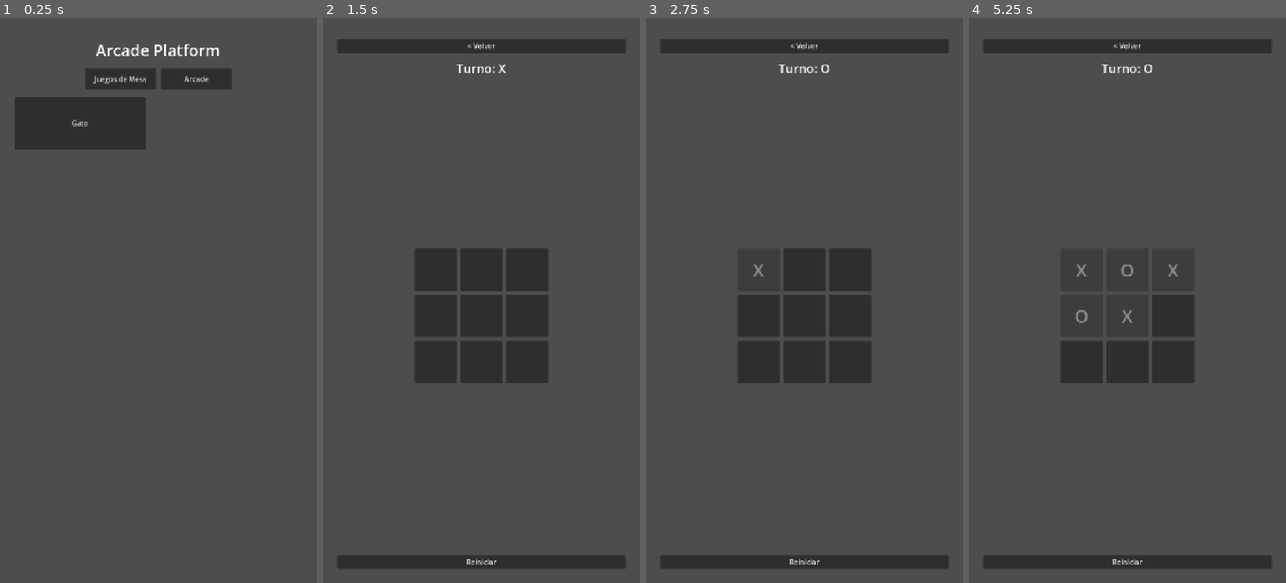
Above: before the commit, frames 1-4 (left to right).
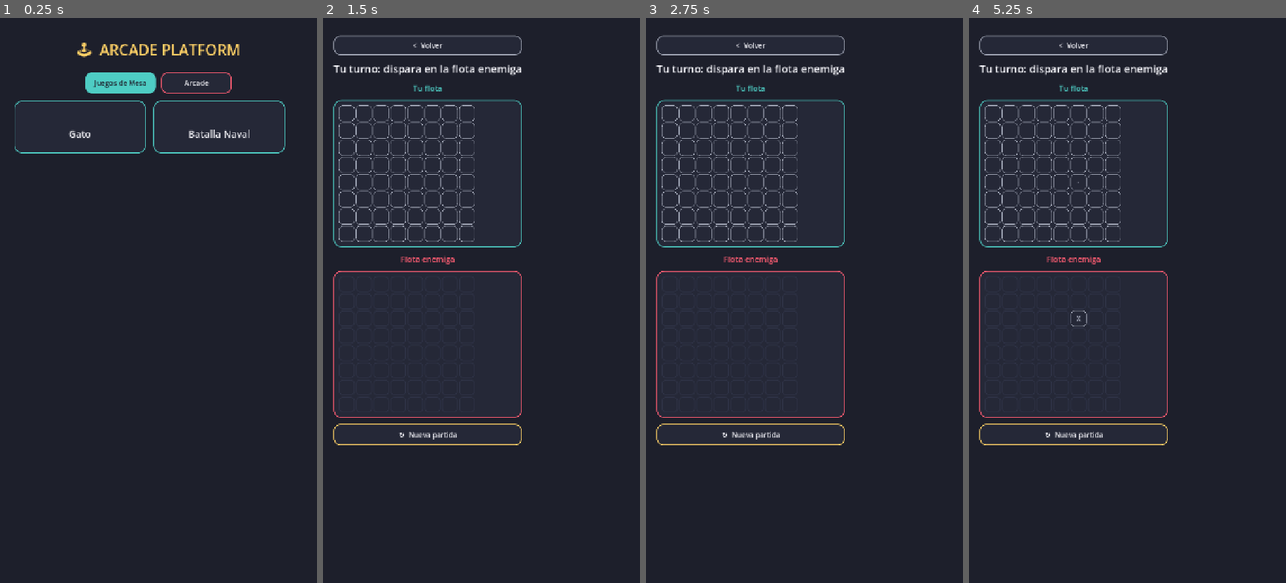
Above: after the commit, the same moments.

Repository: jfrodriguezva/Arcade
Game: Godot game, scene res://core/scenes/hub.tscn
Two runs of this game, one before a commit and one after it. Both use one fixed random seed, a clock stepped at 60 frames per second and the inputs below.
Inputs (mouse positions are in pixels of both pictures, inside the frame that each line leads up to):
- Up to frame 1 (0.25 s): no input
- Up to frame 2 (1.5 s): click "Juegos de Mesa" at 0.5 s; click "Gato" (after the commit: "Batalla Naval") at 1.25 s
- Up to frame 3 (2.75 s): click (760, 272) at 2.02 s
- Up to frame 4 (5.25 s): click (1127, 272) at 2.77 s; click (1171, 272) at 3.52 s; click (1083, 317) at 4.27 s; click (1127, 317) at 5.02 s

The runs differ from the first frame. In frame 1, 96% of the frame differs, in the area x 0-100%, y 0-100%; in frame 2, 86%; in frame 3, 87%; in frame 4, 88%.

Commit message:
Paleta visual compartida (UIKit) + Batalla Naval
Se agrega UIKit con colores/estilos reutilizables (fondo, botones,
paneles) para que el Hub y cada juego se vean consistentes y con
vida en vez de planos. Se aplica a Hub y Gato (colores por jugador,
resalte de línea ganadora, animación al colocar ficha).

Nuevo juego de mesa: Batalla Naval, flotas colocadas al azar,
IA de la máquina con modo "caza" tras un acierto.

Co-Authored-By: Claude Sonnet 5 <noreply@anthropic.com>

Diff:
--- a/core/autoload/game_manager.gd
+++ b/core/autoload/game_manager.gd
@@ -9,6 +9,13 @@
 		"title": "Gato",
 		"category": "mesa",
 		"scene": "res://games/board/tictactoe/tic_tac_toe.tscn",
+		"enabled": true,
+	},
+	{
+		"id": "battleship",
+		"title": "Batalla Naval",
+		"category": "mesa",
+		"scene": "res://games/board/battleship/battleship.tscn",
 		"enabled": true,
 	},
 ]
--- a/core/scenes/hub.gd
+++ b/core/scenes/hub.gd
@@ -16,10 +16,21 @@
 
 func _ready() -> void:
 	_build_ui()
+	_update_category_highlight()
 	_refresh_grid()
 
 
+const CATEGORY_ACCENTS := {
+	"mesa": UIKit.COLOR_ACCENT_2,
+	"arcade": UIKit.COLOR_ACCENT,
+}
+
+var category_buttons: Dictionary = {}
+
+
 func _build_ui() -> void:
+	UIKit.apply_background(self)
+
 	var margin := MarginContainer.new()
 	margin.set_anchors_preset(Control.PRESET_FULL_RECT)
 	margin.add_theme_constant_override("margin_left", 32)
@@ -32,10 +43,7 @@
 	vbox.add_theme_constant_override("separation", 16)
 	margin.add_child(vbox)
 
-	var title_label := Label.new()
-	title_label.text = "Arcade Platform"
-	title_label.add_theme_font_size_override("font_size", 36)
-	title_label.horizontal_alignment = HORIZONTAL_ALIGNMENT_CENTER
+	var title_label := UIKit.title_label("🕹  ARCADE PLATFORM", 34, UIKit.COLOR_ACCENT_3)
 	vbox.add_child(title_label)
 
 	var category_bar := HBoxContainer.new()
@@ -47,8 +55,10 @@
 		var btn := Button.new()
 		btn.text = CATEGORY_LABELS[category_id]
 		btn.custom_minimum_size = Vector2(160, 48)
+		UIKit.style_button(btn, CATEGORY_ACCENTS.get(category_id, UIKit.COLOR_ACCENT))
 		btn.pressed.connect(_on_category_pressed.bind(category_id))
 		category_bar.add_child(btn)
+		category_buttons[category_id] = btn
 
 	var scroll := ScrollContainer.new()
 	scroll.size_flags_vertical = Control.SIZE_EXPAND_FILL
@@ -63,7 +73,19 @@
 
 func _on_category_pressed(category_id: String) -> void:
 	current_category = category_id
+	_update_category_highlight()
 	_refresh_grid()
+
+
+func _update_category_highlight() -> void:
+	for category_id: String in category_buttons.keys():
+		var btn: Button = category_buttons[category_id]
+		var accent: Color = CATEGORY_ACCENTS.get(category_id, UIKit.COLOR_ACCENT)
+		if category_id == current_category:
+			btn.add_theme_stylebox_override("normal", UIKit.stylebox(accent, accent, 14, 2))
+			btn.add_theme_color_override("font_color", UIKit.COLOR_BG)
+		else:
+			UIKit.style_button(btn, accent)
 
 
 func _refresh_grid() -> void:
@@ -72,9 +94,7 @@
 
 	var list: Array[Dictionary] = GameManager.get_games_by_category(current_category)
 	if list.is_empty():
-		var empty_label := Label.new()
-		empty_label.text = "Próximamente..."
-		grid.add_child(empty_label)
+		grid.add_child(UIKit.title_label("Próximamente...", 20, UIKit.COLOR_TEXT_DIM))
 		return
 
 	for game: Dictionary in list:
@@ -83,7 +103,9 @@
 
 func _build_game_card(game: Dictionary) -> Control:
 	var btn := Button.new()
-	btn.text = game.get("title", game.get("id", "?"))
+	btn.text = "\n%s\n" % game.get("title", game.get("id", "?"))
 	btn.custom_minimum_size = Vector2(300, 120)
+	btn.add_theme_font_size_override("font_size", 22)
+	UIKit.style_button(btn, CATEGORY_ACCENTS.get(game.get("category", ""), UIKit.COLOR_ACCENT), 18)
 	btn.pressed.connect(func() -> void: GameManager.go_to_game(game["id"]))
 	return btn
--- /dev/null
+++ b/core/ui/ui_kit.gd
@@ -0,0 +1,60 @@
+class_name UIKit
+extends RefCounted
+## Paleta y helpers de estilo compartidos por el Hub y todos los juegos,
+## para que la plataforma se sienta consistente sin depender de assets de arte.
+
+const COLOR_BG := Color(0.114, 0.122, 0.169)        # #1d1f2b fondo
+const COLOR_BG_LIGHT := Color(0.180, 0.196, 0.271)   # panel/hover
+const COLOR_PANEL := Color(0.145, 0.157, 0.216)      # panel base
+const COLOR_ACCENT := Color(1.0, 0.365, 0.451)       # #ff5d73 rosa/rojo
+const COLOR_ACCENT_2 := Color(0.306, 0.804, 0.769)   # #4ecdc4 teal
+const COLOR_ACCENT_3 := Color(1.0, 0.820, 0.400)     # #ffd166 amarillo
+const COLOR_DANGER := Color(0.937, 0.325, 0.314)     # rojo miss/error
+const COLOR_TEXT := Color(0.94, 0.94, 0.96)
+const COLOR_TEXT_DIM := Color(0.62, 0.64, 0.70)
+
+
+static func stylebox(bg: Color, border: Color = Color(0, 0, 0, 0), radius: int = 14, border_width: int = 0) -> StyleBoxFlat:
+	var sb := StyleBoxFlat.new()
+	sb.bg_color = bg
+	sb.set_corner_radius_all(radius)
+	if border_width > 0:
+		sb.set_border_width_all(border_width)
+		sb.border_color = border
+	return sb
+
+
+static func apply_background(control: Control, color: Color = COLOR_BG) -> void:
+	var bg := ColorRect.new()
+	bg.color = color
+	bg.mouse_filter = Control.MOUSE_FILTER_IGNORE
+	bg.set_anchors_preset(Control.PRESET_FULL_RECT)
+	control.add_child(bg)
+	control.move_child(bg, 0)
+
+
+static func style_button(btn: Button, accent: Color = COLOR_ACCENT, radius: int = 14) -> void:
+	btn.add_theme_stylebox_override("normal", stylebox(COLOR_PANEL, accent, radius, 2))
+	btn.add_theme_stylebox_override("hover", stylebox(COLOR_BG_LIGHT, accent, radius, 3))
+	btn.add_theme_stylebox_override("pressed", stylebox(accent, accent, radius, 2))
+	btn.add_theme_stylebox_override("disabled", stylebox(COLOR_PANEL, COLOR_TEXT_DIM, radius, 1))
+	btn.add_theme_color_override("font_color", COLOR_TEXT)
+	btn.add_theme_color_override("font_hover_color", COLOR_TEXT)
+	btn.add_theme_color_override("font_pressed_color", COLOR_BG)
+	btn.add_theme_color_override("font_disabled_color", COLOR_TEXT_DIM)
+
+
+static func title_label(text: String, size: int = 36, color: Color = COLOR_TEXT) -> Label:
+	var lbl := Label.new()
+	lbl.text = text
+	lbl.horizontal_alignment = HORIZONTAL_ALIGNMENT_CENTER
+	lbl.add_theme_font_size_override("font_size", size)
+	lbl.add_theme_color_override("font_color", color)
+	return lbl
+
+
+static func pulse(node: Control) -> void:
+	node.pivot_offset = node.size / 2.0
+	var tween := node.create_tween()
+	node.scale = Vector2(0.7, 0.7)
+	tween.tween_property(node, "scale", Vector2.ONE, 0.18).set_trans(Tween.TRANS_BACK).set_ease(Tween.EASE_OUT)
--- /dev/null
+++ b/games/board/battleship/battleship.gd
@@ -0,0 +1,296 @@
+extends Control
+## Batalla Naval: tú vs la máquina. Flotas se colocan al azar al iniciar.
+## Tocas la grilla enemiga para disparar; la máquina responde con una IA
+## simple de "caza" (si acierta, prueba las celdas vecinas primero).
+
+const GAME_ID := "battleship"
+const GRID_SIZE := 8
+const FLEET := [4, 3, 2, 2] # tamaños de barco
+
+var player_board: Array = [] # Array[Array[Dictionary{ship:bool, shot:bool}]]
+var enemy_board: Array = []
+var player_cells: Array = [] # Array[Array[Button]]
+var enemy_cells: Array = []
+
+var player_ship_cells_left: int = 0
+var enemy_ship_cells_left: int = 0
+var game_over: bool = false
+var bot_target_queue: Array = []
+var bot_tried: Array = [] # Array[Vector2i] ya disparadas por el bot
+
+var status_label: Label
+
+
+func _ready() -> void:
+	_build_ui()
+	_new_game()
+
+
+func _build_ui() -> void:
+	UIKit.apply_background(self)
+
+	var scroll := ScrollContainer.new()
+	scroll.set_anchors_preset(Control.PRESET_FULL_RECT)
+	add_child(scroll)
+
+	var margin := MarginContainer.new()
+	margin.add_theme_constant_override("margin_left", 24)
+	margin.add_theme_constant_override("margin_right", 24)
+	margin.add_theme_constant_override("margin_top", 40)
+	margin.add_theme_constant_override("margin_bottom", 24)
+	scroll.add_child(margin)
+
+	var vbox := VBoxContainer.new()
+	vbox.alignment = BoxContainer.ALIGNMENT_CENTER
+	vbox.add_theme_constant_override("separation", 14)
+	margin.add_child(vbox)
+
+	var back_btn := Button.new()
+	back_btn.text = "<  Volver"
+	back_btn.custom_minimum_size = Vector2(120, 44)
+	UIKit.style_button(back_btn, UIKit.COLOR_TEXT_DIM)
+	back_btn.pressed.connect(func() -> void: GameManager.go_to_hub())
+	vbox.add_child(back_btn)
+
+	status_label = UIKit.title_label("", 24, UIKit.COLOR_TEXT)
+	vbox.add_child(status_label)
+
+	vbox.add_child(UIKit.title_label("Tu flota", 18, UIKit.COLOR_ACCENT_2))
+	var player_grid := _build_grid(false)
+	vbox.add_child(_wrap_panel(player_grid, UIKit.COLOR_ACCENT_2))
+
+	vbox.add_child(UIKit.title_label("Flota enemiga", 18, UIKit.COLOR_ACCENT))
+	var enemy_grid := _build_grid(true)
+	vbox.add_child(_wrap_panel(enemy_grid, UIKit.COLOR_ACCENT))
+
+	var restart_btn := Button.new()
+	restart_btn.text = "↻  Nueva partida"
+	restart_btn.custom_minimum_size = Vector2(200, 48)
+	UIKit.style_button(restart_btn, UIKit.COLOR_ACCENT_3)
+	restart_btn.pressed.connect(_new_game)
+	vbox.add_child(restart_btn)
+
+
+func _wrap_panel(grid: GridContainer, accent: Color) -> PanelContainer:
+	var panel := PanelContainer.new()
+	panel.add_theme_stylebox_override("panel", UIKit.stylebox(UIKit.COLOR_PANEL, accent, 16, 2))
+	var m := MarginContainer.new()
+	for side in ["margin_left", "margin_right", "margin_top", "margin_bottom"]:
+		m.add_theme_constant_override(side, 10)
+	panel.add_child(m)
+	m.add_child(grid)
+	return panel
+
+
+func _build_grid(is_enemy: bool) -> GridContainer:
+	var grid := GridContainer.new()
+	grid.columns = GRID_SIZE
+	grid.add_theme_constant_override("h_separation", 3)
+	grid.add_theme_constant_override("v_separation", 3)
+
+	var cells: Array = []
+	for y in range(GRID_SIZE):
+		var row: Array = []
+		for x in range(GRID_SIZE):
+			var cell := Button.new()
+			cell.custom_minimum_size = Vector2(36, 36)
+			cell.add_theme_font_size_override("font_size", 16)
+			UIKit.style_button(cell, UIKit.COLOR_BG_LIGHT, 8)
+			if is_enemy:
+				cell.pressed.connect(_on_enemy_cell_pressed.bind(x, y))
+			else:
+				cell.disabled = true
+			grid.add_child(cell)
+			row.append(cell)
+		cells.append(row)
+
+	if is_enemy:
+		enemy_cells = cells
+	else:
+		player_cells = cells
+	return grid
+
+
+func _new_game() -> void:
+	game_over = false
+	bot_target_queue.clear()
+	bot_tried.clear()
+	player_board = _make_empty_board()
+	enemy_board = _make_empty_board()
+	player_ship_cells_left = _place_fleet(player_board)
+	enemy_ship_cells_left = _place_fleet(enemy_board)
+	_redraw_all()
+	status_label.text = "Tu turno: dispara en la flota enemiga"
+	status_label.add_theme_color_override("font_color", UIKit.COLOR_TEXT)
+
+
+func _make_empty_board() -> Array:
+	var b: Array = []
+	for y in range(GRID_SIZE):
+		var row: Array = []
+		for x in range(GRID_SIZE):
+			row.append({"ship": false, "shot": false})
+		b.append(row)
+	return b
+
+
+func _place_fleet(board: Array) -> int:
+	var total_cells := 0
+	for size: int in FLEET:
+		var placed := false
+		var attempts := 0
+		while not placed and attempts < 200:
+			attempts += 1
+			var horizontal := randi() % 2 == 0
+			var max_x := GRID_SIZE - (size if horizontal else 1) + 1
+			var max_y := GRID_SIZE - (1 if horizontal else size) + 1
+			var start_x := randi() % max_x
+			var start_y := randi() % max_y
+
+			var coords: Array = []
+			for i in range(size):
+				var cx := start_x + (i if horizontal else 0)
+				var cy := start_y + (0 if horizontal else i)
+				coords.append(Vector2i(cx, cy))
+
+			if _fits(board, coords):
+				for c: Vector2i in coords:
+					board[c.y][c.x]["ship"] = true
+				total_cells += size
+				placed = true
+	return total_cells
+
+
+func _fits(board: Array, coords: Array) -> bool:
+	for c: Vector2i in coords:
+		if c.x < 0 or c.x >= GRID_SIZE or c.y < 0 or c.y >= GRID_SIZE:
+			return false
+		if board[c.y][c.x]["ship"]:
+			return false
+	return true
+
+
+func _redraw_all() -> void:
+	for y in range(GRID_SIZE):
+		for x in range(GRID_SIZE):
+			_redraw_player_cell(x, y)
+			_redraw_enemy_cell(x, y)
+
+
+func _redraw_player_cell(x: int, y: int) -> void:
+	var data: Dictionary = player_board[y][x]
+	var cell: Button = player_cells[y][x]
+	if data["shot"] and data["ship"]:
+		cell.text = "X"
+		UIKit.style_button(cell, UIKit.COLOR_DANGER, 8)
+	elif data["shot"]:
+		cell.text = "·"
+		UIKit.style_button(cell, UIKit.COLOR_BG, 8)
+	elif data["ship"]:
+		UIKit.style_button(cell, UIKit.COLOR_ACCENT_2, 8)
+	else:
+		UIKit.style_button(cell, UIKit.COLOR_BG_LIGHT, 8)
+
+
+func _redraw_enemy_cell(x: int, y: int) -> void:
+	var data: Dictionary = enemy_board[y][x]
+	var cell: Button = enemy_cells[y][x]
+	if data["shot"] and data["ship"]:
+		cell.text = "X"
+		UIKit.style_button(cell, UIKit.COLOR_ACCENT, 8)
+		cell.disabled = true
+	elif data["shot"]:
+		cell.text = "·"
+		UIKit.style_button(cell, UIKit.COLOR_BG, 8)
+		cell.disabled = true
+	else:
+		UIKit.style_button(cell, UIKit.COLOR_BG_LIGHT, 8)
+		cell.disabled = false
+
+
+func _on_enemy_cell_pressed(x: int, y: int) -> void:
+	if game_over:
+		return
+	var data: Dictionary = enemy_board[y][x]
+	if data["shot"]:
+		return
+
+	data["shot"] = true
+	if data["ship"]:
+		enemy_ship_cells_left -= 1
+	_redraw_enemy_cell(x, y)
+	UIKit.pulse(enemy_cells[y][x])
+
+	if enemy_ship_cells_left <= 0:
+		_end_game(true)
+		return
+
+	_bot_turn()
+
+
+func _bot_turn() -> void:
+	var pos := _pick_bot_target()
+	if pos == Vector2i(-1, -1):
+		return
+
+	var data: Dictionary = player_board[pos.y][pos.x]
+	data["shot"] = true
+	if data["ship"]:
+		player_ship_cells_left -= 1
+		for n: Vector2i in _neighbors(pos):
+			if not player_board[n.y][n.x]["shot"] and not bot_target_queue.has(n):
+				bot_target_queue.append(n)
+	_redraw_player_cell(pos.x, pos.y)
+
+	if player_ship_cells_left <= 0:
+		_end_game(false)
+		return
+
+	status_label.text = "Tu turno: dispara en la flota enemiga"
+	status_label.add_theme_color_override("font_color", UIKit.COLOR_TEXT)
+
+
+func _pick_bot_target() -> Vector2i:
+	while not bot_target_queue.is_empty():
+		var pos: Vector2i = bot_target_queue.pop_front()
+		if not player_board[pos.y][pos.x]["shot"]:
+			return pos
+
+	var candidates: Array = []
+	for y in range(GRID_SIZE):
+		for x in range(GRID_SIZE):
+			if not player_board[y][x]["shot"]:
+				candidates.append(Vector2i(x, y))
+	if candidates.is_empty():
+		return Vector2i(-1, -1)
+	return candidates[randi() % candidates.size()]
+
+
+func _neighbors(pos: Vector2i) -> Array:
+	var result: Array = []
+	for offset: Vector2i in [Vector2i(1, 0), Vector2i(-1, 0), Vector2i(0, 1), Vector2i(0, -1)]:
+		var n := pos + offset
+		if n.x >= 0 and n.x < GRID_SIZE and n.y >= 0 and n.y < GRID_SIZE:
+			result.append(n)
+	return result
+
+
+func _end_game(player_won: bool) -> void:
+	game_over = true
+	if player_won:
+		status_label.text = "¡Hundiste toda la flota enemiga!"
+		status_label.add_theme_color_override("font_color", UIKit.COLOR_ACCENT_3)
+	else:
+		status_label.text = "La máquina hundió tu flota..."
+		status_label.add_theme_color_override("font_color", UIKit.COLOR_DANGER)
+	for row: Array in enemy_cells:
+		for cell: Button in row:
+			cell.disabled = true
+	_record_result(player_won)
+
+
+func _record_result(player_won: bool) -> void:
+	var stats: Dictionary = SaveManager.get_game_data(GAME_ID)
+	var key := "wins" if player_won else "losses"
+	stats[key] = stats.get(key, 0) + 1
+	SaveManager.set_game_data(GAME_ID, stats)
--- /dev/null
+++ b/games/board/battleship/battleship.tscn
@@ -0,0 +1,12 @@
+[gd_scene load_steps=2 format=3]
+
+[ext_resource type="Script" path="res://games/board/battleship/battleship.gd" id="1"]
+
+[node name="Battleship" type="Control"]
+layout_mode=3
+anchors_preset=15
+anchor_right=1.0
+anchor_bottom=1.0
+grow_horizontal=2
+grow_vertical=2
+script=ExtResource("1")
--- a/games/board/tictactoe/tic_tac_toe.gd
+++ b/games/board/tictactoe/tic_tac_toe.gd
@@ -7,6 +7,11 @@
 	[0, 3, 6], [1, 4, 7], [2, 5, 8],
 	[0, 4, 8], [2, 4, 6],
 ]
+
+const PLAYER_COLORS := {
+	"X": Color(1.0, 0.365, 0.451),   # rosa/rojo (UIKit.COLOR_ACCENT)
+	"O": Color(0.306, 0.804, 0.769), # teal (UIKit.COLOR_ACCENT_2)
+}
 
 var board: Array[String] = []
 var current_player: String = "X"
@@ -22,6 +27,8 @@
 
 
 func _build_ui() -> void:
+	UIKit.apply_background(self)
+
 	var margin := MarginContainer.new()
 	margin.set_anchors_preset(Control.PRESET_FULL_RECT)
 	margin.add_theme_constant_override("margin_left", 32)
@@ -36,35 +43,48 @@
 	margin.add_child(vbox)
 
 	var back_btn := Button.new()
-	back_btn.text = "< Volver"
+	back_btn.text = "<  Volver"
+	back_btn.custom_minimum_size = Vector2(120, 44)
+	UIKit.style_button(back_btn, UIKit.COLOR_TEXT_DIM)
 	back_btn.pressed.connect(func() -> void: GameManager.go_to_hub())
 	vbox.add_child(back_btn)
 
-	status_label = Label.new()
-	status_label.horizontal_alignment = HORIZONTAL_ALIGNMENT_CENTER
-	status_label.add_theme_font_size_override("font_size", 28)
+	status_label = UIKit.title_label("", 26, UIKit.COLOR_TEXT)
 	vbox.add_child(status_label)
+
+	var board_panel := PanelContainer.new()
+	board_panel.add_theme_stylebox_override("panel", UIKit.stylebox(UIKit.COLOR_PANEL, UIKit.COLOR_ACCENT_3, 20, 3))
+	var board_margin := MarginContainer.new()
+	board_margin.add_theme_constant_override("margin_left", 16)
+	board_margin.add_theme_constant_override("margin_right", 16)
+	board_margin.add_theme_constant_override("margin_top", 16)
+	board_margin.add_theme_constant_override("margin_bottom", 16)
+	board_panel.add_child(board_margin)
 
 	var grid_center := CenterContainer.new()
 	grid_center.size_flags_vertical = Control.SIZE_EXPAND_FILL
 	vbox.add_child(grid_center)
+	grid_center.add_child(board_panel)
 
 	var grid := GridContainer.new()
 	grid.columns = 3
-	grid.add_theme_constant_override("h_separation", 8)
-	grid.add_theme_constant_override("v_separation", 8)
-	grid_center.add_child(grid)
+	grid.add_theme_constant_override("h_separation", 10)
+	grid.add_theme_constant_override("v_separation", 10)
+	board_margin.add_child(grid)
 
 	for i in range(9):
 		var cell := Button.new()
 		cell.custom_minimum_size = Vector2(96, 96)
-		cell.add_theme_font_size_override("font_size", 40)
+		cell.add_theme_font_size_override("font_size", 48)
+		UIKit.style_button(cell, UIKit.COLOR_BG_LIGHT, 12)
 		cell.pressed.connect(_on_cell_pressed.bind(i))
 		grid.add_child(cell)
 		cell_buttons.append(cell)
 
 	var restart_btn := Button.new()
-	restart_btn.text = "Reiniciar"
+	restart_btn.text = "↻  Reiniciar"
+	restart_btn.custom_minimum_size = Vector2(160, 48)
+	UIKit.style_button(restart_btn, UIKit.COLOR_ACCENT_3)
 	restart_btn.pressed.connect(_new_game)
 	vbox.add_child(restart_btn)
 
@@ -78,7 +98,13 @@
 	for cell: Button in cell_buttons:
 		cell.text = ""
 		cell.disabled = false
+		UIKit.style_button(cell, UIKit.COLOR_BG_LIGHT, 12)
+	_update_status()
+
+
+func _update_status() -> void:
 	status_label.text = "Turno: %s" % current_player
+	status_label.add_theme_color_override("font_color", PLAYER_COLORS[current_player])
 
 
 func _on_cell_pressed(index: int) -> void:
@@ -86,24 +112,33 @@
 		return
 
 	board[index] = current_player
-	cell_buttons[index].text = current_player
-	cell_buttons[index].disabled = true
+	var cell := cell_buttons[index]
+	cell.text = current_player
+	cell.disabled = true
+	cell.add_theme_color_override("font_disabled_color", PLAYER_COLORS[current_player])
+	UIKit.pulse(cell)
 
 	var winner := _check_winner()
 	if winner != "":
 		game_over = true
 		status_label.text = "¡Gana %s!" % winner
+		status_label.add_theme_color_override("font_color", PLAYER_COLORS[winner])
+		_highlight_win(_winning_line)
 		_record_result(winner)
 		return
 
 	if not board.has(""):
 		game_over = true
 		status_label.text = "Empate"
+		status_label.add_theme_color_override("font_color", UIKit.COLOR_TEXT_DIM)
 		_record_result("draw")
 		return
 
 	current_player = "O" if current_player == "X" else "X"
-	status_label.text = "Turno: %s" % current_player
+	_update_status()
+
+
+var _winning_line: Array = []
 
 
 func _check_winner() -> String:
@@ -112,8 +147,15 @@
 		var b: String = board[line[1]]
 		var c: String = board[line[2]]
 		if a != "" and a == b and b == c:
+			_winning_line = line
 			return a
 	return ""
+
+
+func _highlight_win(line: Array) -> void:
+	for i: int in line:
+		UIKit.style_button(cell_buttons[i], UIKit.COLOR_ACCENT_3, 12)
+		cell_buttons[i].add_theme_color_override("font_disabled_color", UIKit.COLOR_BG)
 
 
 func _record_result(result: String) -> void:
Not shown, added: core/ui/ui_kit.gd.uid
Not shown, added: games/board/battleship/battleship.gd.uid
